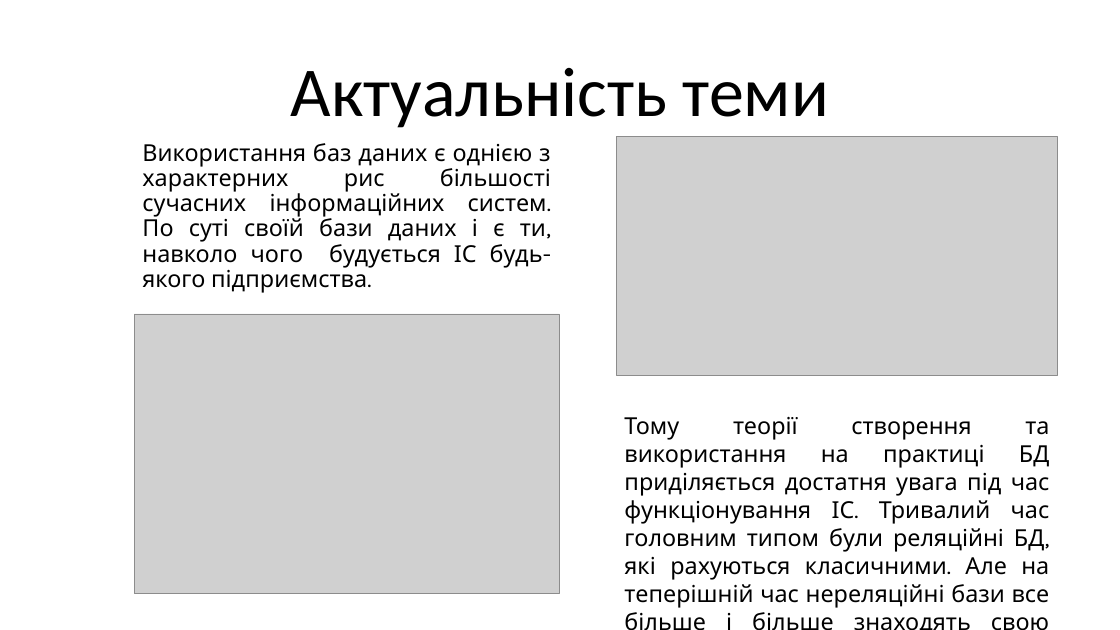
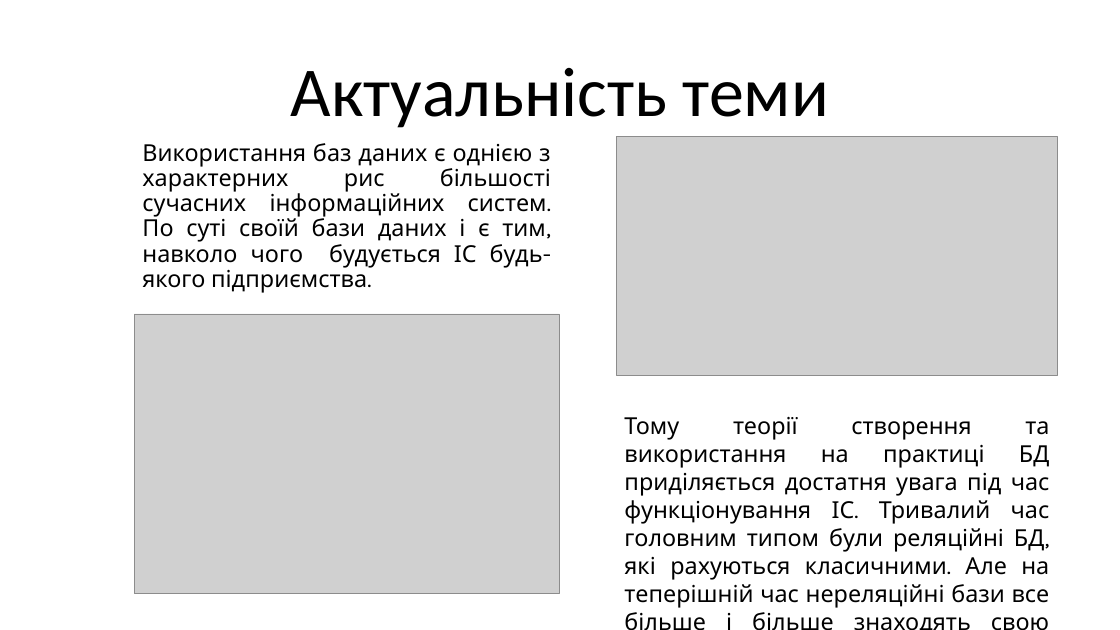
Before and after one commit to Raimhal/ISkills, a slide deck: slide 2 of Презентація.pptx (slide 1 before the commit). Drawn at 1120x630 pixels with LibreOffice and Linux fonts; fonts in the diff are those of the drawing; grey boxes stand for pictures; background and template pictures are left out. Boxes give left, top, right and bottom in pixels: in the first picture for what was removed or moved away, otherwise in the second. Text is boxed around its words. In the diff, an @@ line names an element or a change of style, - is before the commit and + after.

```diff
--- a/Презентація.pptx
+++ b/Презентація.pptx
@@ subtitle at <box>142,143,551,293</box>: text changed @@
-Використання баз даних є однією з характерних рис більшості сучасних інформаційних систем. По суті своїй бази даних і є ти, навколо чого будується ІС будь-якого підприємства.
+Використання баз даних є однією з характерних рис більшості сучасних інформаційних систем. По суті своїй бази даних і є тим, навколо чого будується ІС будь-якого підприємства.
```
Also in this commit, not shown: 1 slide added, 12 other files.
